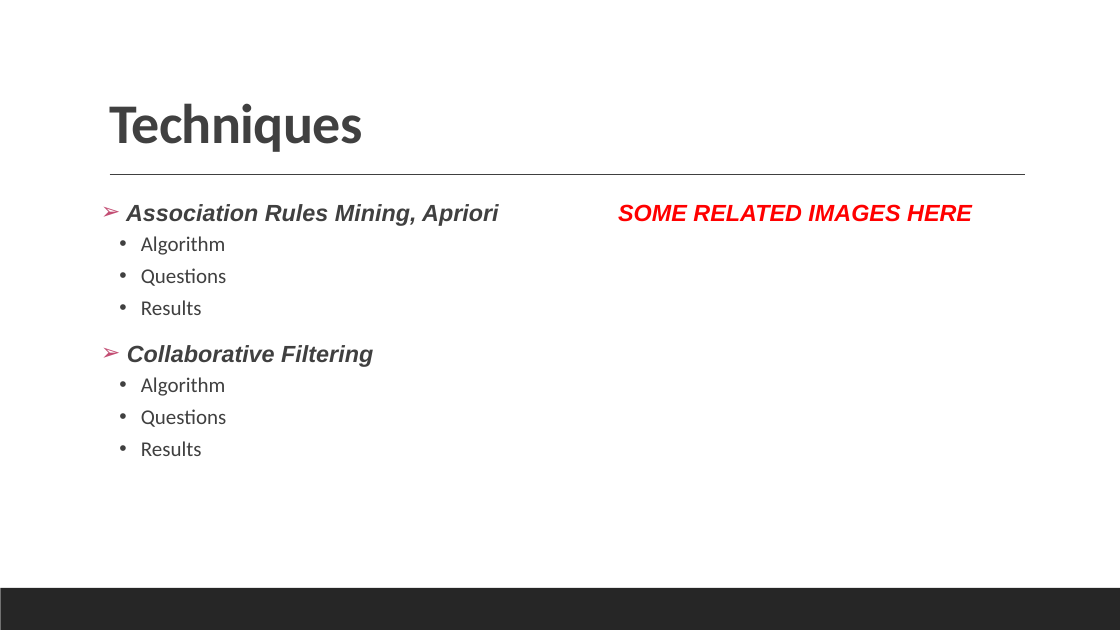
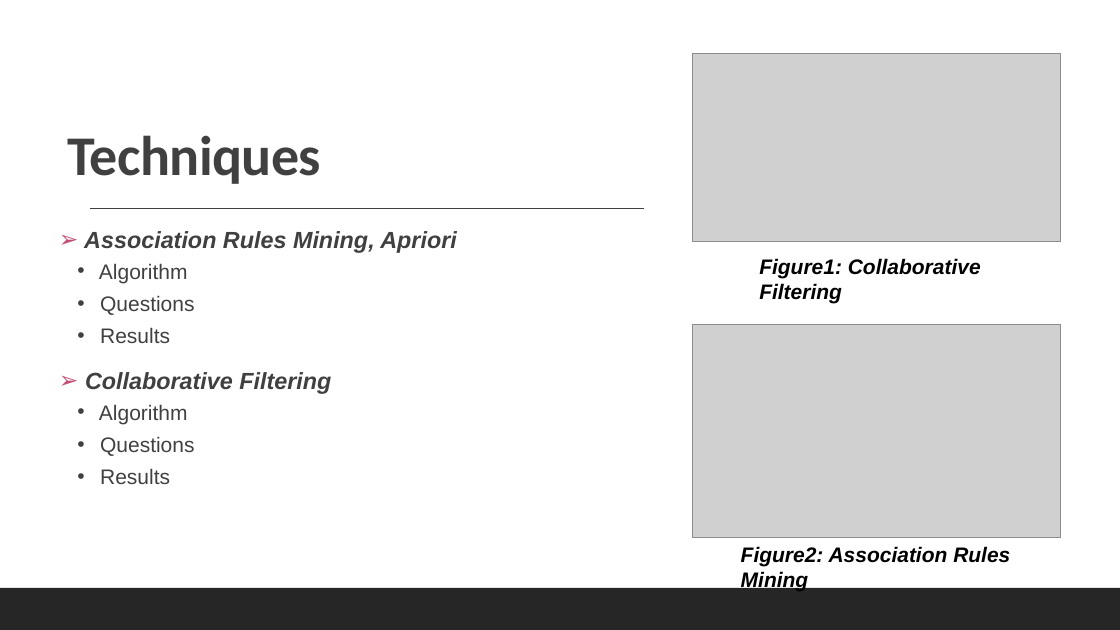
Before and after one commit to Data-Mining-Algorithms/Data-Mining-Algorithms, a slide deck: slide 3 of Data Mining presentation.pptx. Drawn at 1120x630 pixels with LibreOffice and Linux fonts; fonts in the diff are those of the drawing; grey boxes stand for pictures. Boxes give left, top, right and bottom in pixels: in the first picture for what was removed or moved away, otherwise in the second. Text is boxed around its words. In the diff, an @@ line names an element or a change of style, - is before the commit and + after.

```diff
--- a/Data Mining presentation.pptx
+++ b/Data Mining presentation.pptx
@@ rectangle added at <box>0,0,1120,630</box>, fill #FFFFFF @@
@@ title "Techniques": place and size @@
-title "Techniques" at <box>109,103,363,152</box>
+title "Techniques" at <box>67,135,321,184</box>
@@ picture added at <box>693,54,1061,242</box> @@
@@ line removed from (110, 175) to (1026, 175) @@
@@ line added from (90, 208) to (644, 208), #404040 1 pt @@
@@ text removed at <box>618,204,972,222</box> @@
-SOME RELATED IMAGES HERE
@@ text "Association Rules Mining, Apriori": place and size @@
-text "Association Rules Mining, Apriori" at <box>126,204,499,456</box>
+text "Association Rules Mining, Apriori" at <box>84,231,457,484</box>
@@ text at <box>99,263,194,484</box>: font Calibri to Arial in "Algorithm", "Questions", "Results", "Algorithm" and 2 more places @@
@@ text added at <box>759,258,981,303</box>, 18 pt, text #000000, bold, italic @@
+Figure1: Collaborative Filtering
@@ picture added at <box>693,325,1061,538</box> @@
@@ text added at <box>741,546,1010,592</box>, 18 pt, text #000000, bold, italic @@
+Figure2: Association Rules Mining
@@ rectangle removed at <box>0,588,1120,630</box> @@
@@ rectangle added at <box>0,588,1120,630</box>, fill #262626 @@
```
Also in this commit, not shown: 9 other slides changed, 3 other files.
